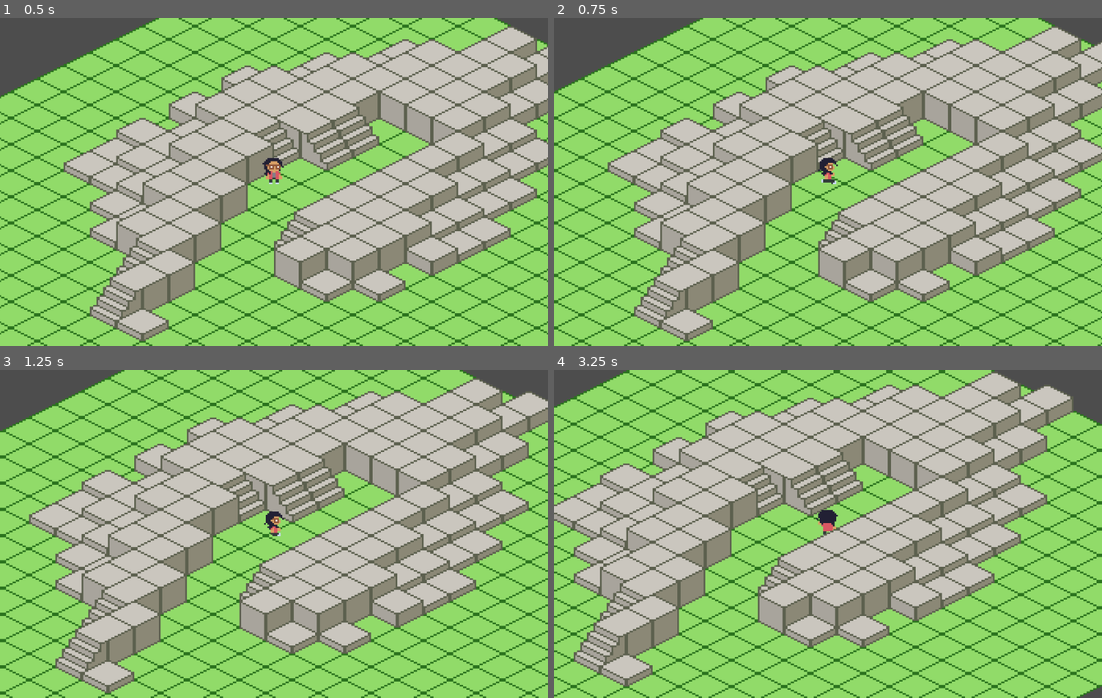
Above: before the commit, frames 1-4 (two rows, left to right).
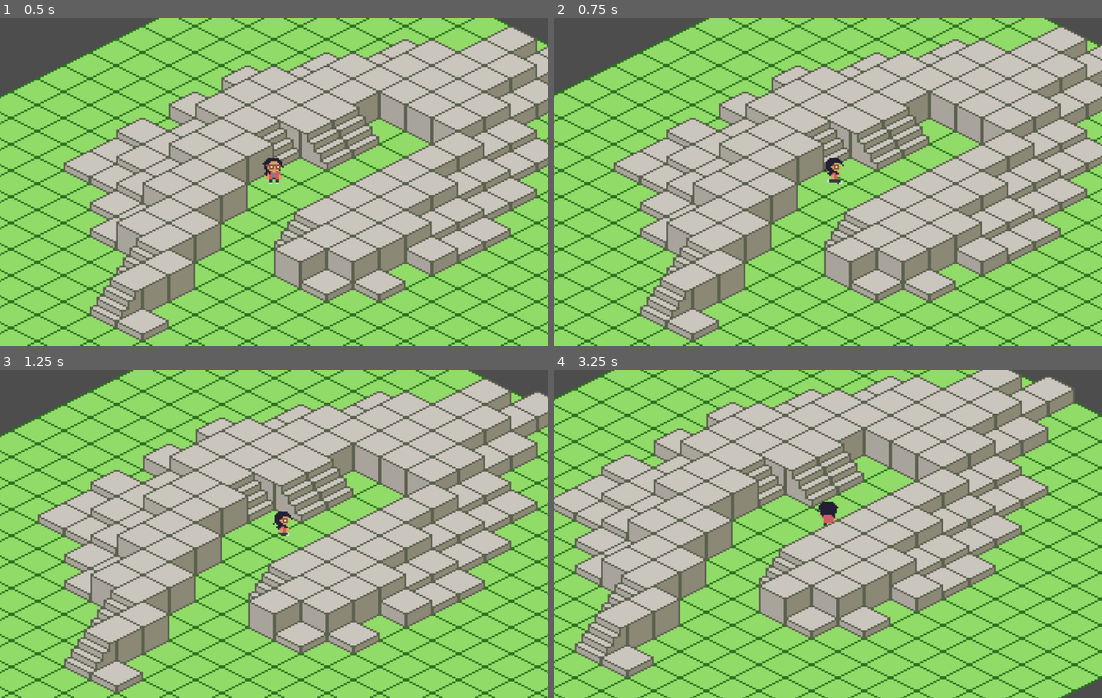
Above: after the commit, the same moments.

Repository: gaboma19/dustership
Game: Godot game, scene res://scenes/combat.tscn
Same seed, same stepped clock (60 frames per second), same inputs: the game is played once before the commit and once after it.
Inputs:
- Up to frame 1 (0.5 s): no input
- Up to frame 2 (0.75 s): tap Enter at 0.5 s; hold D (move_right) from 0.53 s (still down)
- Up to frame 3 (1.25 s): keep holding D (move_right)
- Up to frame 4 (3.25 s): release D (move_right) at 1.28 s; hold S (move_down) 1.28-2.03 s; hold D (move_right) 2.03-2.78 s; hold Up (move_up) from 2.78 s (still down)

Frame 1 is identical in both runs. In frame 2, 34% of the frame differs, in the area x 0-100%, y 0-100%; in frame 3, 37%; in frame 4, 43%.

Commit message:
_move_to

Diff:
--- a/art/route1rodent/rodent_blocks.tres
+++ b/art/route1rodent/rodent_blocks.tres
@@ -1,6 +1,34 @@
-[gd_resource type="TileSet" load_steps=3 format=3 uid="uid://d1vbvvuy5g7wa"]
+[gd_resource type="TileSet" load_steps=7 format=3 uid="uid://d1vbvvuy5g7wa"]
 
 [ext_resource type="Texture2D" uid="uid://c388563pktn3" path="res://art/route1rodent/isometric-sandbox-sheet.png" id="1_0r8d6"]
+
+[sub_resource type="NavigationPolygon" id="NavigationPolygon_suumg"]
+vertices = PackedVector2Array(16, -16, 0, -8, -16, -16, 0, -24)
+polygons = Array[PackedInt32Array]([PackedInt32Array(0, 1, 2, 3)])
+outlines = Array[PackedVector2Array]([PackedVector2Array(-16, -16, 0, -8, 16, -16, 0, -24)])
+source_geometry_group_name = &"navigation_polygon_source_group"
+agent_radius = 0.0
+
+[sub_resource type="NavigationPolygon" id="NavigationPolygon_fkx0f"]
+vertices = PackedVector2Array(16, 0, 0, 8, -16, 0, 0, -8)
+polygons = Array[PackedInt32Array]([PackedInt32Array(0, 1, 2, 3)])
+outlines = Array[PackedVector2Array]([PackedVector2Array(0, -8, -16, 0, 0, 8, 16, 0)])
+source_geometry_group_name = &"navigation_polygon_source_group"
+agent_radius = 0.0
+
+[sub_resource type="NavigationPolygon" id="NavigationPolygon_iuud2"]
+vertices = PackedVector2Array(12, -14, 0, 8, -16, 0, -4, -22, 0, -24, 16, -24, 16, -16)
+polygons = Array[PackedInt32Array]([PackedInt32Array(0, 1, 2, 3, 4, 5), PackedInt32Array(5, 6, 0)])
+outlines = Array[PackedVector2Array]([PackedVector2Array(-4, -22, -16, 0, 0, 8, 12, -14, 16, -16, 16, -24, 0, -24)])
+source_geometry_group_name = &"navigation_polygon_source_group"
+agent_radius = 0.0
+
+[sub_resource type="NavigationPolygon" id="NavigationPolygon_e5kir"]
+vertices = PackedVector2Array(0, -24, 4, -22, 16, 0, 0, 8, -12, -14, -16, -24, -16, -16)
+polygons = Array[PackedInt32Array]([PackedInt32Array(0, 1, 2, 3, 4, 5), PackedInt32Array(5, 4, 6)])
+outlines = Array[PackedVector2Array]([PackedVector2Array(4, -22, 16, 0, 0, 8, -12, -14, -16, -16, -16, -24, 0, -24)])
+source_geometry_group_name = &"navigation_polygon_source_group"
+agent_radius = 0.0
 
 [sub_resource type="TileSetAtlasSource" id="TileSetAtlasSource_gry2v"]
 texture = ExtResource("1_0r8d6")
@@ -10,6 +38,7 @@
 0:0/0/physics_layer_0/linear_velocity = Vector2(0, 0)
 0:0/0/physics_layer_0/angular_velocity = 0.0
 0:0/0/physics_layer_0/polygon_0/points = PackedVector2Array(-16, 0, 0, 8, 16, 0, 0, -8)
+0:0/0/navigation_layer_0/polygon = SubResource("NavigationPolygon_suumg")
 1:0/0 = 0
 1:0/0/texture_origin = Vector2i(0, 8)
 1:0/0/y_sort_origin = -2
@@ -33,13 +62,15 @@
 4:0/0/y_sort_origin = -2
 4:0/0/physics_layer_0/linear_velocity = Vector2(0, 0)
 4:0/0/physics_layer_0/angular_velocity = 0.0
-4:0/0/physics_layer_0/polygon_0/points = PackedVector2Array(0, -8, -16, 0, 0, 8, 16, 0)
+4:0/0/physics_layer_0/polygon_0/points = PackedVector2Array(-16, 0, 0, -8, 16, 0, 0, 8)
+4:0/0/navigation_layer_0/polygon = SubResource("NavigationPolygon_iuud2")
 5:0/0 = 0
 5:0/0/texture_origin = Vector2i(0, 8)
 5:0/0/y_sort_origin = -2
 5:0/0/physics_layer_0/linear_velocity = Vector2(0, 0)
 5:0/0/physics_layer_0/angular_velocity = 0.0
 5:0/0/physics_layer_0/polygon_0/points = PackedVector2Array(0, -8, -16, 0, 0, 8, 16, 0)
+5:0/0/navigation_layer_0/polygon = SubResource("NavigationPolygon_e5kir")
 0:1/0 = 0
 0:1/0/texture_origin = Vector2i(0, 8)
 0:1/0/y_sort_origin = -2
@@ -51,6 +82,7 @@
 1:1/0/y_sort_origin = -2
 1:1/0/physics_layer_0/linear_velocity = Vector2(0, 0)
 1:1/0/physics_layer_0/angular_velocity = 0.0
+1:1/0/navigation_layer_0/polygon = SubResource("NavigationPolygon_fkx0f")
 2:1/0 = 0
 2:1/0/texture_origin = Vector2i(0, 8)
 2:1/0/y_sort_origin = -2
@@ -103,6 +135,7 @@
 0:3/0/physics_layer_0/linear_velocity = Vector2(0, 0)
 0:3/0/physics_layer_0/angular_velocity = 0.0
 0:3/0/physics_layer_0/polygon_0/points = PackedVector2Array(0, -8, -16, 0, 0, 8, 16, 0)
+0:3/0/navigation_layer_0/polygon = SubResource("NavigationPolygon_suumg")
 1:3/0 = 0
 1:3/0/texture_origin = Vector2i(0, 8)
 1:3/0/y_sort_origin = -2
@@ -126,13 +159,15 @@
 4:3/0/y_sort_origin = -2
 4:3/0/physics_layer_0/linear_velocity = Vector2(0, 0)
 4:3/0/physics_layer_0/angular_velocity = 0.0
-4:3/0/physics_layer_0/polygon_0/points = PackedVector2Array(0, -8, -16, 0, 0, 8, 16, 0)
+4:3/0/physics_layer_0/polygon_0/points = PackedVector2Array(-16, 0, 0, -8, 16, 0, 0, 8)
+4:3/0/navigation_layer_0/polygon = SubResource("NavigationPolygon_iuud2")
 5:3/0 = 0
 5:3/0/texture_origin = Vector2i(0, 8)
 5:3/0/y_sort_origin = -2
 5:3/0/physics_layer_0/linear_velocity = Vector2(0, 0)
 5:3/0/physics_layer_0/angular_velocity = 0.0
 5:3/0/physics_layer_0/polygon_0/points = PackedVector2Array(0, -8, -16, 0, 0, 8, 16, 0)
+5:3/0/navigation_layer_0/polygon = SubResource("NavigationPolygon_e5kir")
 0:4/0 = 0
 0:4/0/texture_origin = Vector2i(0, 8)
 0:4/0/y_sort_origin = -2
@@ -144,6 +179,7 @@
 1:4/0/y_sort_origin = -2
 1:4/0/physics_layer_0/linear_velocity = Vector2(0, 0)
 1:4/0/physics_layer_0/angular_velocity = 0.0
+1:4/0/navigation_layer_0/polygon = SubResource("NavigationPolygon_fkx0f")
 2:4/0 = 0
 2:4/0/texture_origin = Vector2i(0, 8)
 2:4/0/y_sort_origin = -2
@@ -186,6 +222,7 @@
 0:6/0/physics_layer_0/linear_velocity = Vector2(0, 0)
 0:6/0/physics_layer_0/angular_velocity = 0.0
 0:6/0/physics_layer_0/polygon_0/points = PackedVector2Array(0, -8, -16, 0, 0, 8, 16, 0)
+0:6/0/navigation_layer_0/polygon = SubResource("NavigationPolygon_suumg")
 1:6/0 = 0
 1:6/0/texture_origin = Vector2i(0, 8)
 1:6/0/y_sort_origin = -2
@@ -209,13 +246,15 @@
 4:6/0/y_sort_origin = -2
 4:6/0/physics_layer_0/linear_velocity = Vector2(0, 0)
 4:6/0/physics_layer_0/angular_velocity = 0.0
-4:6/0/physics_layer_0/polygon_0/points = PackedVector2Array(0, -8, -16, 0, 0, 8, 16, 0)
+4:6/0/physics_layer_0/polygon_0/points = PackedVector2Array(-16, 0, 0, -8, 16, 0, 0, 8)
+4:6/0/navigation_layer_0/polygon = SubResource("NavigationPolygon_iuud2")
 5:6/0 = 0
 5:6/0/texture_origin = Vector2i(0, 8)
 5:6/0/y_sort_origin = -2
 5:6/0/physics_layer_0/linear_velocity = Vector2(0, 0)
 5:6/0/physics_layer_0/angular_velocity = 0.0
 5:6/0/physics_layer_0/polygon_0/points = PackedVector2Array(0, -8, -16, 0, 0, 8, 16, 0)
+5:6/0/navigation_layer_0/polygon = SubResource("NavigationPolygon_e5kir")
 0:7/0 = 0
 0:7/0/texture_origin = Vector2i(0, 8)
 0:7/0/y_sort_origin = -2
@@ -227,6 +266,7 @@
 1:7/0/y_sort_origin = -2
 1:7/0/physics_layer_0/linear_velocity = Vector2(0, 0)
 1:7/0/physics_layer_0/angular_velocity = 0.0
+1:7/0/navigation_layer_0/polygon = SubResource("NavigationPolygon_fkx0f")
 2:7/0 = 0
 2:7/0/texture_origin = Vector2i(0, 8)
 2:7/0/y_sort_origin = -2
@@ -291,4 +331,5 @@
 tile_layout = 5
 tile_size = Vector2i(32, 16)
 physics_layer_0/collision_layer = 1
+navigation_layer_0/layers = 1
 sources/0 = SubResource("TileSetAtlasSource_gry2v")
--- a/scenes/combat.tscn
+++ b/scenes/combat.tscn
@@ -7,7 +7,7 @@
 y_sort_enabled = true
 texture_filter = 1
 
-[node name="rodent_blocks" parent="." instance=ExtResource("3_qdqo6")]
+[node name="TileMap" parent="." instance=ExtResource("3_qdqo6")]
 position = Vector2(0, -16)
 layer_0/tile_data = PackedInt32Array(2, 65536, 1, 65538, 65536, 1, 131074, 65536, 1, 196610, 65536, 1, 262146, 65536, 1 …(8687 unchanged characters)…
 layer_1/y_sort_origin = 5
--- a/scenes/player.tscn
+++ b/scenes/player.tscn
@@ -644,3 +644,4 @@
 
 [node name="Camera2D" type="Camera2D" parent="."]
 zoom = Vector2(3, 3)
+position_smoothing_enabled = true
--- a/scenes/rodent_blocks.tscn
+++ b/scenes/rodent_blocks.tscn
@@ -2,7 +2,7 @@
 
 [ext_resource type="TileSet" uid="uid://d1vbvvuy5g7wa" path="res://art/route1rodent/rodent_blocks.tres" id="1_1rb4a"]
 
-[node name="rodent_blocks" type="TileMap"]
+[node name="RodentBlocks" type="TileMap"]
 y_sort_enabled = true
 texture_filter = 1
 tile_set = ExtResource("1_1rb4a")
--- a/scripts/player.gd
+++ b/scripts/player.gd
@@ -1,38 +1,58 @@
 extends CharacterBody2D
 
-var direction = Vector2()
-const MOTION_SPEED = 30
+enum State { IDLE, FOLLOW }
 
-@onready var animation_tree : AnimationTree = $AnimationTree
+const ARRIVE_DISTANCE = 10.0
+
+@export var speed: float = 30.0
+
+var _state = State.IDLE
+var _direction = Vector2()
+
+@onready var _animation_tree : AnimationTree = $AnimationTree
+@onready var _tile_map = $"../TileMap"
+
+var _click_position = Vector2()
+var _path = PackedVector2Array()
+var _next_point = Vector2()
 
 func _ready():
-	animation_tree.active = true
+	_animation_tree.active = true
 
 func _process(_delta):
-	if (direction != Vector2.ZERO):
-		set_moving(true)
-		update_blend_position()
+	if (_direction != Vector2.ZERO):
+		_set_moving(true)
+		_update_blend_position()
 	else:
-		set_moving(false)
+		_set_moving(false)
 
-func set_moving(value):
-	animation_tree.set("parameters/conditions/is_idle", not value)
-	animation_tree.set("parameters/conditions/is_moving", value)
+func _set_moving(value):
+	_animation_tree.set("parameters/conditions/is_idle", not value)
+	_animation_tree.set("parameters/conditions/is_moving", value)
 
-func update_blend_position():
-	animation_tree["parameters/Idle/blend_position"] = direction
-	animation_tree["parameters/Walk/blend_position"] = direction
+func _update_blend_position():
+	_animation_tree["parameters/Idle/blend_position"] = _direction
+	_animation_tree["parameters/Walk/blend_position"] = _direction
 
-func cartesian_to_isometric(cartesian):
-	return Vector2(cartesian.x - cartesian.y, (cartesian.x + cartesian.y) / 2)
+func _move_to(local_position):
+	_direction = position.direction_to(local_position)
+	velocity = _direction * speed
 
-func _physics_process(delta):
-	direction = Input.get_vector("move_left", "move_right", "move_up",  "move_down")
+	var has_arrived = position.distance_to(local_position) < ARRIVE_DISTANCE
+	if not has_arrived:
+		move_and_slide()
+	return has_arrived
 
-	# direction = cartesian_to_isometric(direction)
-	direction.y /= 2
-	direction = direction.normalized()
+#func _cartesian_to_isometric(cartesian):
+	#return Vector2(cartesian.x - cartesian.y, (cartesian.x + cartesian.y) / 2)
 
-	velocity = direction * MOTION_SPEED
+func _physics_process(_delta):
+	_direction = Input.get_vector("move_left", "move_right", "move_up",  "move_down")
+
+	#_direction = _cartesian_to_isometric(_direction)
+	_direction.y /= 2
+	_direction = _direction.normalized()
+
+	velocity = _direction * speed
 
 	move_and_slide()
